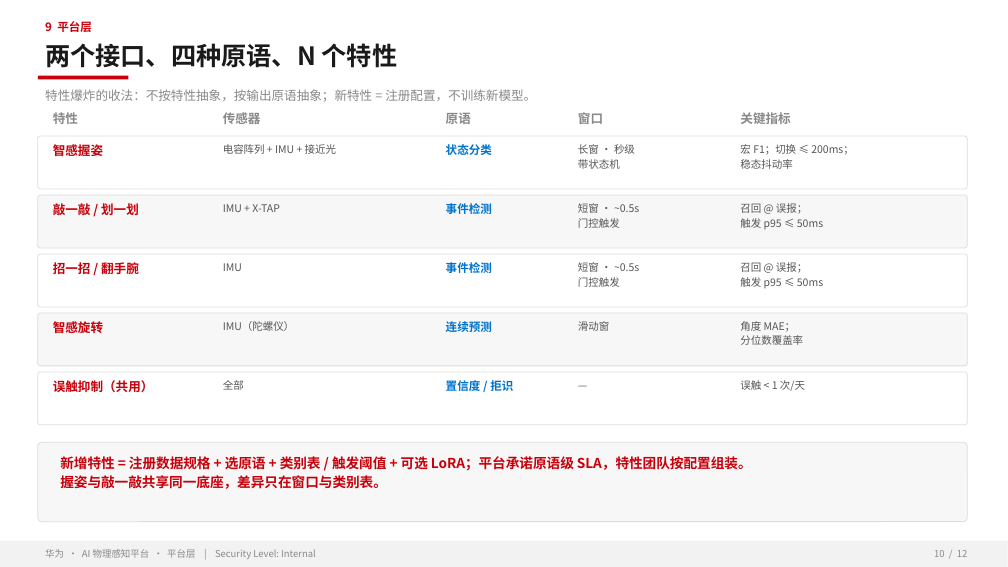
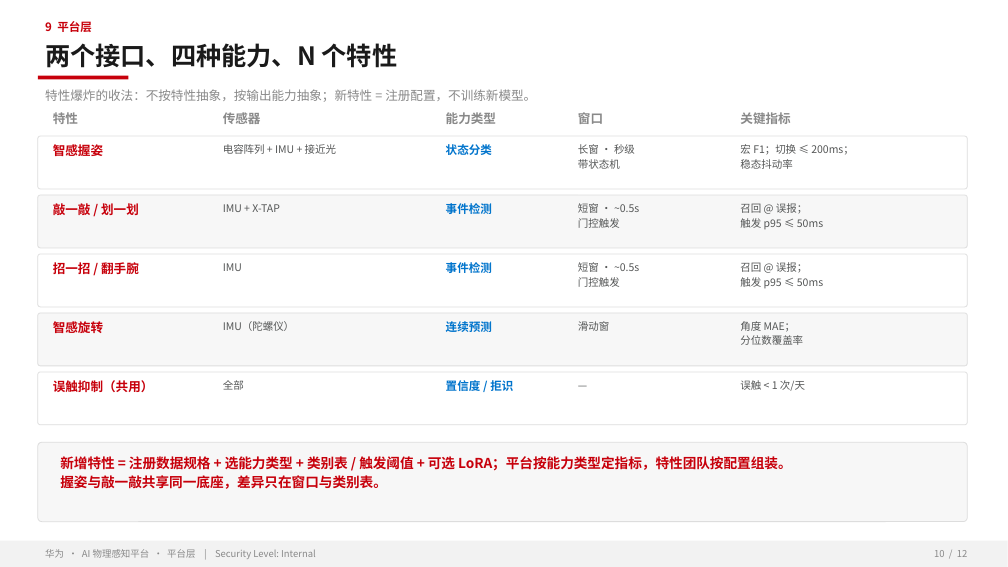
Before and after one commit to zhangrui1123/ai-physical-sensing, a slide deck: slide 10 of AI物理感知平台-华为汇报.pptx. Drawn at 1008x567 pixels with LibreOffice and Linux fonts; fonts in the diff are those of the drawing; background and template pictures are left out. Boxes give left, top, right and bottom in pixels: in the first picture for what was removed or moved away, otherwise in the second. Text is boxed around its words. In the diff, an @@ line names an element or a change of style, - is before the commit and + after.

```diff
--- a/AI物理感知平台-华为汇报.pptx
+++ b/AI物理感知平台-华为汇报.pptx
@@ text at [45, 43, 398, 68]: text changed @@
-两个接口、四种原语、N 个特性
+两个接口、四种能力、N 个特性
@@ text at [45, 89, 536, 102]: text changed @@
-特性爆炸的收法：不按特性抽象，按输出原语抽象；新特性 = 注册配置，不训练新模型。
+特性爆炸的收法：不按特性抽象，按输出能力抽象；新特性 = 注册配置，不训练新模型。
@@ text at [446, 112, 496, 124]: text changed @@
-原语
+能力类型
@@ text at [60, 455, 792, 473]: text changed @@
-新增特性 = 注册数据规格 + 选原语 + 类别表 / 触发阈值 + 可选 LoRA；平台承诺原语级 SLA，特性团队按配置组装。
+新增特性 = 注册数据规格 + 选能力类型 + 类别表 / 触发阈值 + 可选 LoRA；平台按能力类型定指标，特性团队按配置组装。
```
Also in this commit, not shown: 1 other slide changed, 1 other file.
